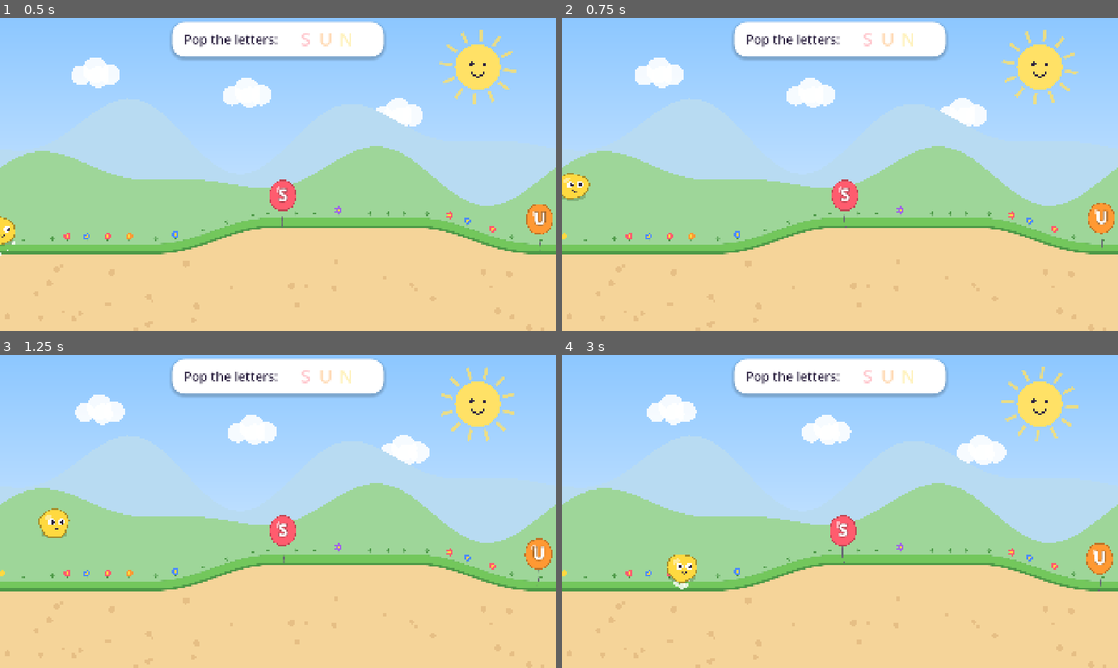
Above: before the commit, frames 1-4 (two rows, left to right).
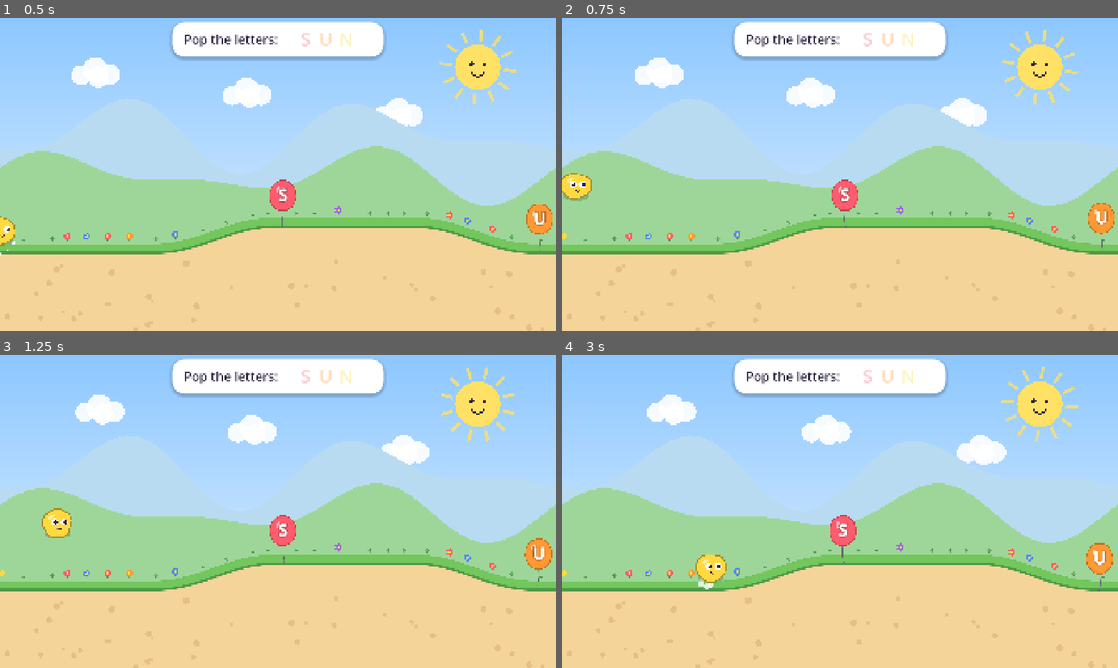
Above: after the commit, the same moments.

Repository: Teeohbee/paint-puddle
Game: Godot game, scene res://hills/hills_level.tscn
The game is run twice, just before and just after one commit, with the same random seed, the same clock (stepped at 60 frames per second) and the same inputs. This scene is started directly instead of the project's main scene.
Inputs (mouse positions are in pixels of both pictures, inside the frame that each line leads up to):
- Up to frame 1 (0.5 s): no input
- Up to frame 2 (0.75 s): tap Enter (ui_accept) at 0.5 s; move the mouse to (962, 158) at 0.52 s; hold Right (move_right) from 0.53 s (still down); hold Space (act) from 0.53 s (still down); click (962, 158) at 0.67 s
- Up to frame 3 (1.25 s): keep holding Right (move_right); keep holding Space (act); tap Enter (ui_accept) at 0.77 s
- Up to frame 4 (3 s): release Right (move_right) at 1.25 s; release Space (act) at 1.25 s; drag from (728, 527) to (1101, 555) at 1.27 s; move the mouse to (895, 442) at 2.02 s; hold Right (move_right) 2.03-2.75 s; hold G 2.03-2.75 s; tap Space (act) at 2.3 s; drag from (812, 574) to (673, 464) at 2.77 s

Frame 1 is identical in both runs. In frame 2, 0.2% of the frame differs, in the area x 0-6%, y 49-59%; in frame 3, 0.2%; in frame 4, 0.9%, in the area x 18-30%, y 63-75%.

Commit message:
fix: a tap of right mid-jump carries across the gap instead of stopping dead
In the air, letting go now keeps sideways speed, a tap gets up to speed
quicker, and jumping from still while holding a direction starts with most
of a run-up. Jump then one short tap of right went 11px; now ~217px.

Diff:
--- a/blob/side_on_mover.gd
+++ b/blob/side_on_mover.gd
@@ -6,9 +6,12 @@
 ## - jump buffer: a jump pressed just before landing happens on landing
 ## - holding the button floats the top of the jump (half gravity)
 ## - letting go early makes a smaller hop
+## - letting go in the air keeps the sideways speed, so one tap carries
+## - jumping from still while holding a direction gives a run-up for free
 
 var walk_speed: float = 300.0
 var speeding_up_rate: float = 1800.0
+var air_speeding_up_rate: float = 3000.0
 var slowing_down_rate: float = 2600.0
 var gravity: float = 2200.0
 var jump_speed: float = 900.0
@@ -16,6 +19,7 @@
 var coyote_seconds: float = 0.25
 var jump_buffer_seconds: float = 0.25
 var floaty_top_speed: float = 160.0
+var standing_jump_boost: float = 0.7
 
 var velocity: Vector2 = Vector2.ZERO
 var seconds_since_on_floor: float = 999.0
@@ -33,13 +37,18 @@
 		is_rising_from_jump = false
 
 	var wanted_speed: float = clampf(input_x, -1.0, 1.0) * walk_speed
-	var is_slowing_or_turning: bool = absf(wanted_speed) < absf(velocity.x) or wanted_speed * velocity.x < 0.0
-	var rate: float = slowing_down_rate if is_slowing_or_turning else speeding_up_rate
-	velocity.x = move_toward(velocity.x, wanted_speed, rate * delta)
+	var is_coasting_in_the_air: bool = not is_on_floor and wanted_speed == 0.0
+	if not is_coasting_in_the_air:
+		var is_slowing_or_turning: bool = absf(wanted_speed) < absf(velocity.x) or wanted_speed * velocity.x < 0.0
+		var rate: float = speeding_up_rate if is_on_floor else air_speeding_up_rate
+		if is_slowing_or_turning:
+			rate = slowing_down_rate
+		velocity.x = move_toward(velocity.x, wanted_speed, rate * delta)
 
 	var can_jump: bool = seconds_since_on_floor <= coyote_seconds and not is_rising_from_jump
 	var wants_to_jump: bool = seconds_since_jump_pressed <= jump_buffer_seconds
 	if can_jump and wants_to_jump:
+		boost_standing_jump(wanted_speed)
 		jump()
 		return
 
@@ -57,6 +66,14 @@
 	velocity.y = minf(velocity.y + gravity_now * delta, top_fall_speed)
 
 
+## A jump from (nearly) still while holding a direction starts with most of
+## a run-up, so creeping to the edge and jumping still clears the gap.
+func boost_standing_jump(wanted_speed: float) -> void:
+	var boosted_speed: float = wanted_speed * standing_jump_boost
+	if absf(boosted_speed) > absf(velocity.x) or boosted_speed * velocity.x < 0.0:
+		velocity.x = boosted_speed
+
+
 func jump() -> void:
 	velocity.y = -jump_speed
 	is_rising_from_jump = true
